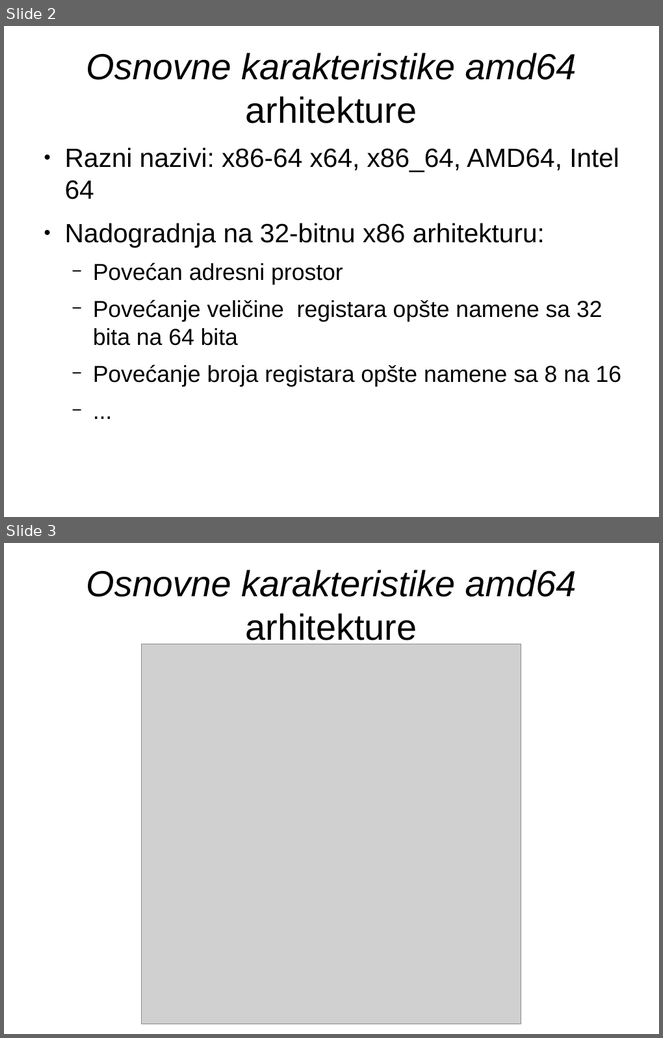
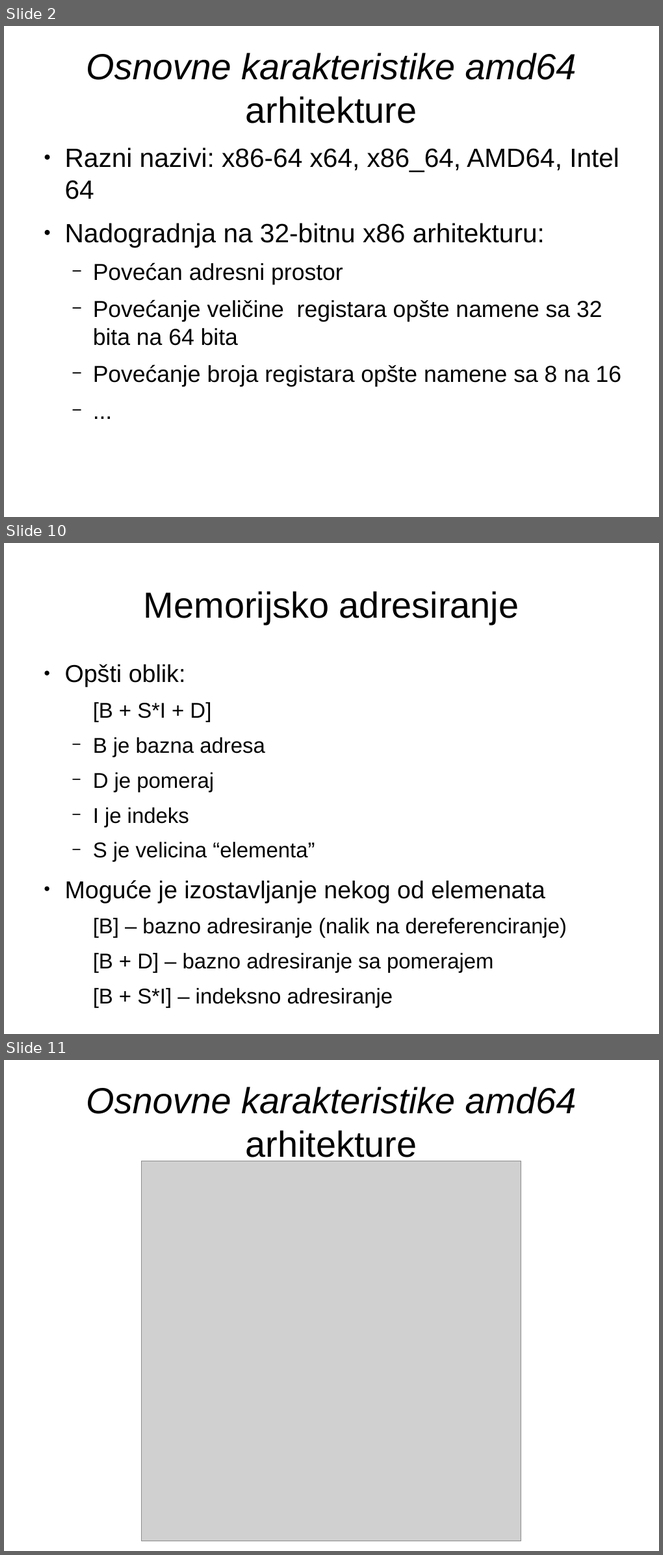
Before and after one commit to NikolaMilev/assembler-prezentacije, a slide deck: cas01/prez.odp. Shown one above the other, each under a label of ours: slides 2 and 3 before the commit, slides 2, 10 and 11 after it; the slides between them are not shown. The pictures are 663x1038 and 663x1555 pixels, drawn with LibreOffice and Linux fonts; fonts in the diff are those of the drawing; grey boxes stand for pictures. Boxes give left, top, right and bottom in pixels: in the first picture for what was removed or moved away, otherwise in the second. Text is boxed around its words. In the diff, an @@ line names an element or a change of style, - is before the commit and + after.

```diff
--- a/cas01/prez.odp
+++ b/cas01/prez.odp
@@ slide 10 added at bbox=[4, 543, 659, 1034], background #FFFFFF @@
@@ title added at bbox=[144, 591, 519, 624], 44 pt, text #000000 @@
+Memorijsko adresiranje
@@ text added at bbox=[65, 664, 568, 1008], 25.9 pt, text #000000 @@
+● Opšti oblik:
+  [B + S*I + D]
+  − B je bazna adresa
+  − D je pomeraj
+  − I je indeks
+  − S je velicina “elementa”
+● Moguće je izostavljanje nekog od elemenata
+  [B] – bazno adresiranje (nalik na dereferenciranje)
+  [B + D] – bazno adresiranje sa pomerajem
+  [B + S*I] – indeksno adresiranje
@@ what was slide 3 is now slide 11 @@
```
Also in this commit, not shown: 4 slides changed, 10 other slides added, 1 slide removed, 1 other file.
